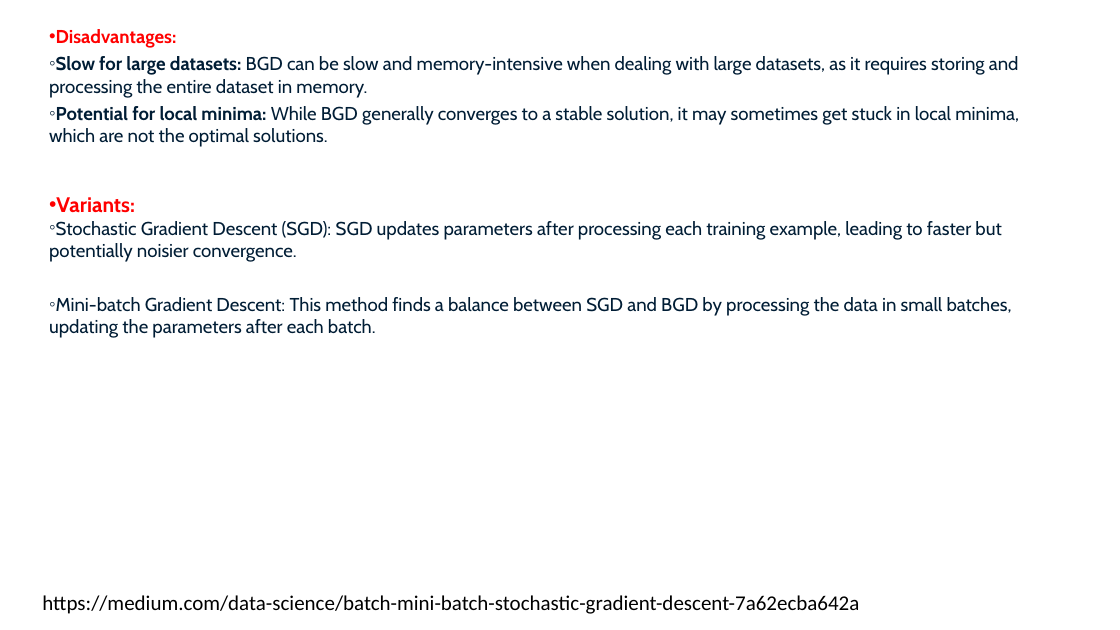
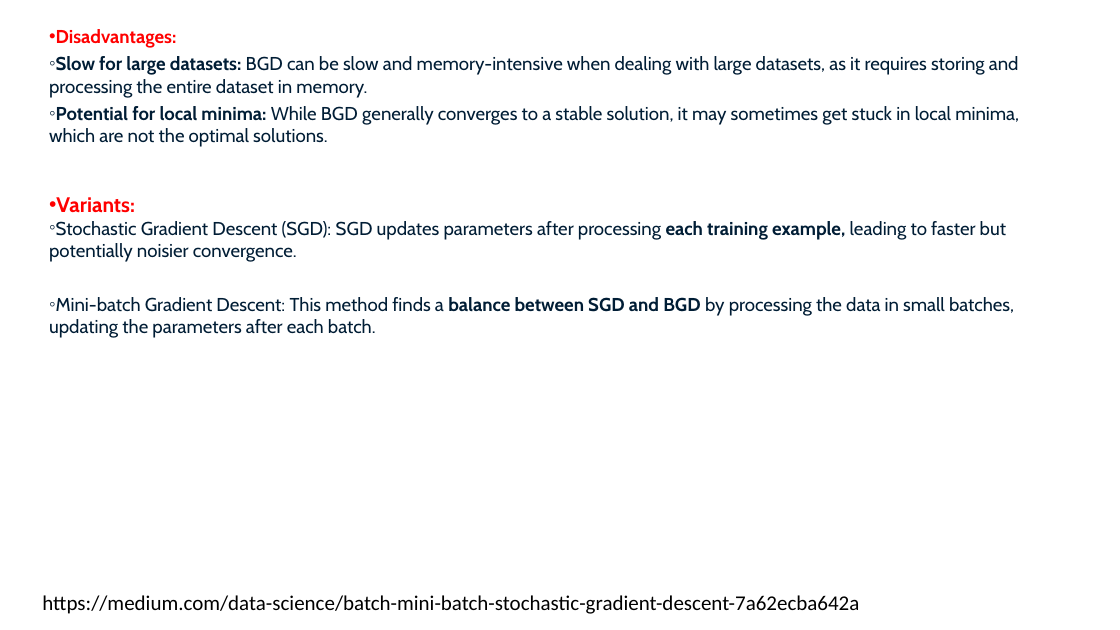
Before and after one commit to shahil04/ds_materials, a slide deck: slide 34 of 9.Deep_learning/class/11.0 DEEP LEARNING/class_3_module_9_deep learning_Loss_Functions Gradient Descent.pptx. Drawn at 1120x630 pixels with LibreOffice and Linux fonts; fonts in the diff are those of the drawing. Boxes give left, top, right and bottom in pixels: in the first picture for what was removed or moved away, otherwise in the second. Text is boxed around its words. In the diff, an @@ line names an element or a change of style, - is before the commit and + after.

```diff
--- a/9.Deep_learning/class/11.0 DEEP LEARNING/class_3_module_9_deep learning_Loss_Functions Gradient Descent.pptx
+++ b/9.Deep_learning/class/11.0 DEEP LEARNING/class_3_module_9_deep learning_Loss_Functions Gradient Descent.pptx
@@ text at (49, 221, 1014, 338): bold on in "each training example,", "balance between SGD and BGD" @@
```
Also in this commit, not shown: 1 other slide changed, 44 other files.
